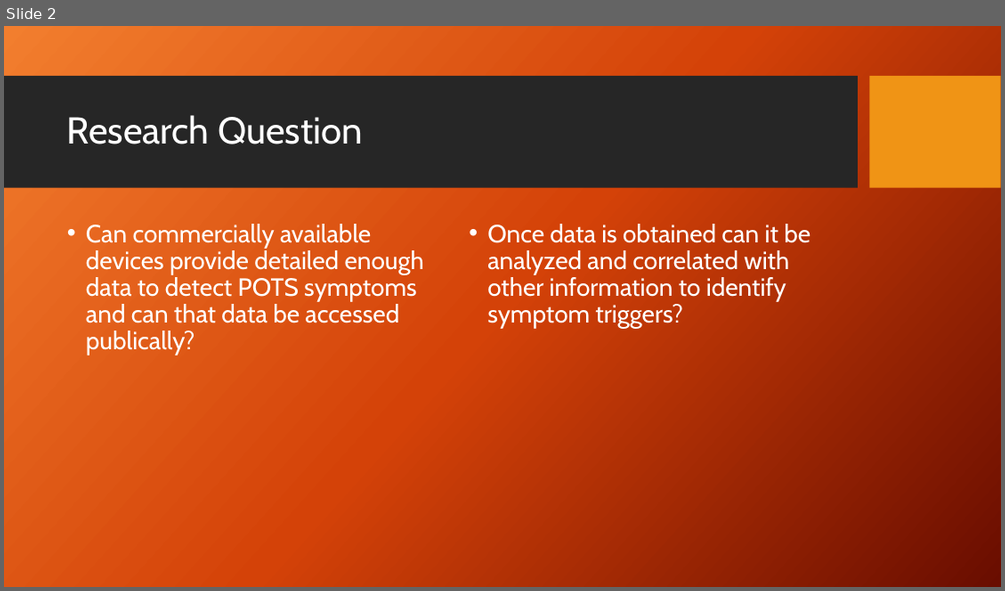
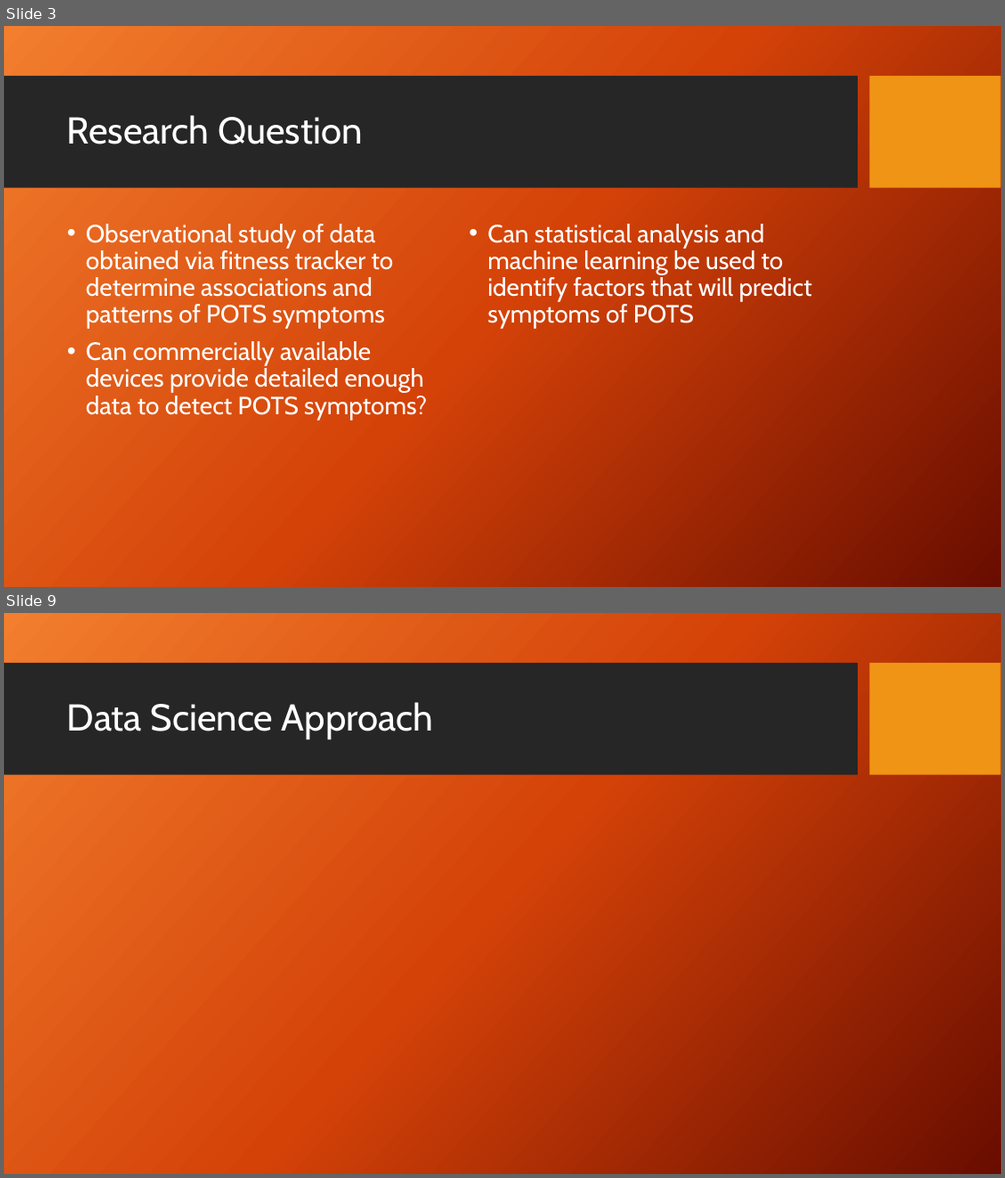
Before and after one commit to julielinx/Practicum1, a slide deck: Practicum 1 presentation.pptx. Shown one above the other, each under a label of ours: slide 2 before the commit, slides 3 and 9 after it; the slides between them are not shown. The pictures are 1005x591 and 1005x1178 pixels, drawn with LibreOffice and Linux fonts; fonts in the diff are those of the drawing; background and template pictures are left out. Boxes give left, top, right and bottom in pixels: in the first picture for what was removed or moved away, otherwise in the second. Text is boxed around its words. In the diff, an @@ line names an element or a change of style, - is before the commit and + after.

```diff
--- a/Practicum 1 presentation.pptx
+++ b/Practicum 1 presentation.pptx
@@ slide 9 added at [4,613,1001,1174], background picture (left out); not listed: 2 template elements that a slide beside it also shows @@
@@ title added at [67,702,434,739], 36 pt, text #FFFFFF @@
+Data Science Approach
@@ what was slide 2 is now slide 3 @@
@@ slide 3 changed as well @@
@@ text at [86,224,427,419]: text changed @@
-• Can commercially available devices provide detailed enough data to detect POTS symptoms and can that data be accessed publically?
+• Observational study of data obtained via fitness tracker to determine associations and patterns of POTS symptoms
+• Can commercially available devices provide detailed enough data to detect POTS symptoms?
@@ text at [487,224,812,329]: text changed @@
-• Once data is obtained can it be analyzed and correlated with other information to identify symptom triggers?
+• Can statistical analysis and machine learning be used to identify factors that will predict symptoms of POTS
```
Also in this commit, not shown: 5 other slides changed, 7 other slides added, 1 other file.
